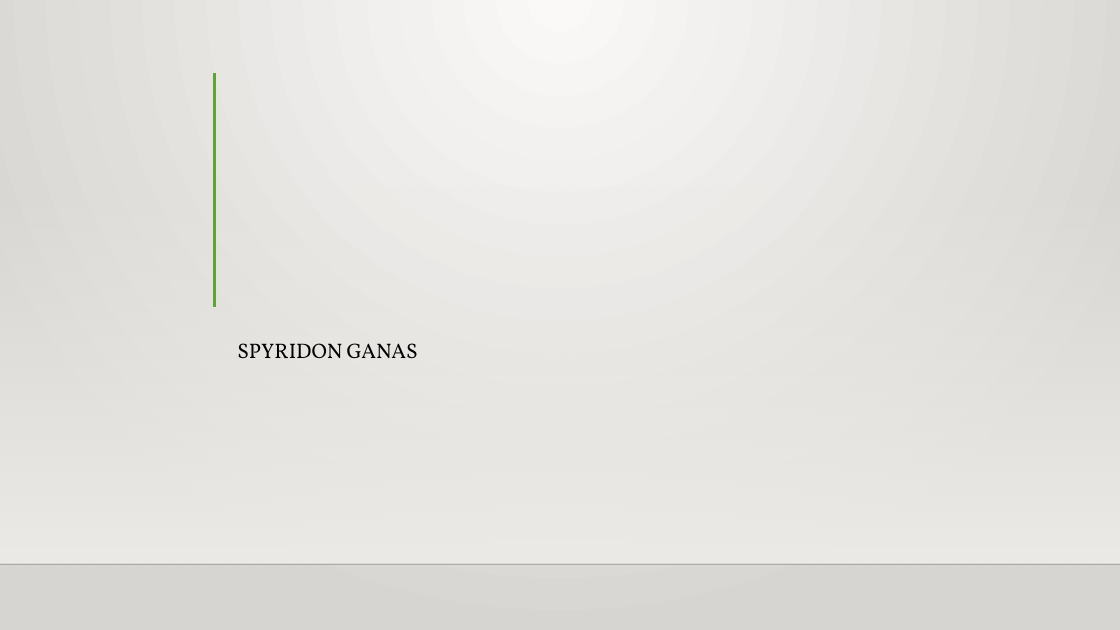
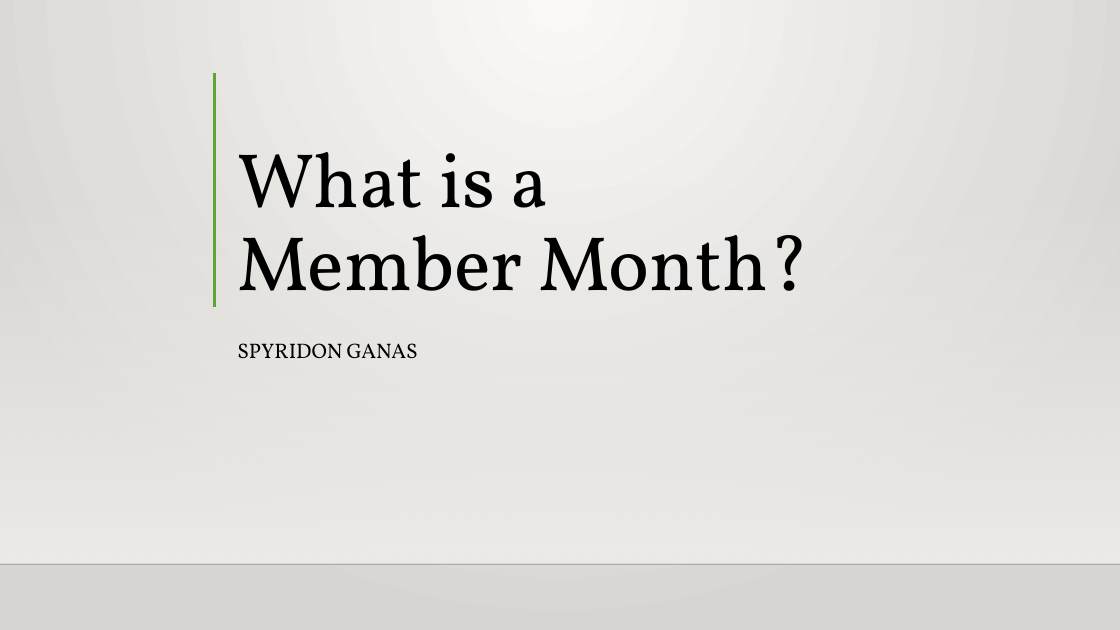
Before and after one commit to Intro-to-APCD/Intro-to-APCD.github.io, a slide deck: slide 1 of PowerPoints/Phase 4 - Insurance Terminology/023 What is a Member Month.pptx. Drawn at 1120x630 pixels with LibreOffice and Linux fonts; fonts in the diff are those of the drawing; background and template pictures are left out. Boxes give left, top, right and bottom in pixels: in the first picture for what was removed or moved away, otherwise in the second. Text is boxed around its words. In the diff, an @@ line names an element or a change of style, - is before the commit and + after.

Commit message:
worked on actuarial value and member months powerpoints

```diff
--- a/PowerPoints/Phase 4 - Insurance Terminology/023 What is a Member Month.pptx
+++ b/PowerPoints/Phase 4 - Insurance Terminology/023 What is a Member Month.pptx
@@ title added at <box>237,152,809,291</box>, 66 pt, text #000000 @@
+What is a
+Member Month?
```
Also in this commit, not shown: 5 slides added, 1 slide removed, 5 other files.
